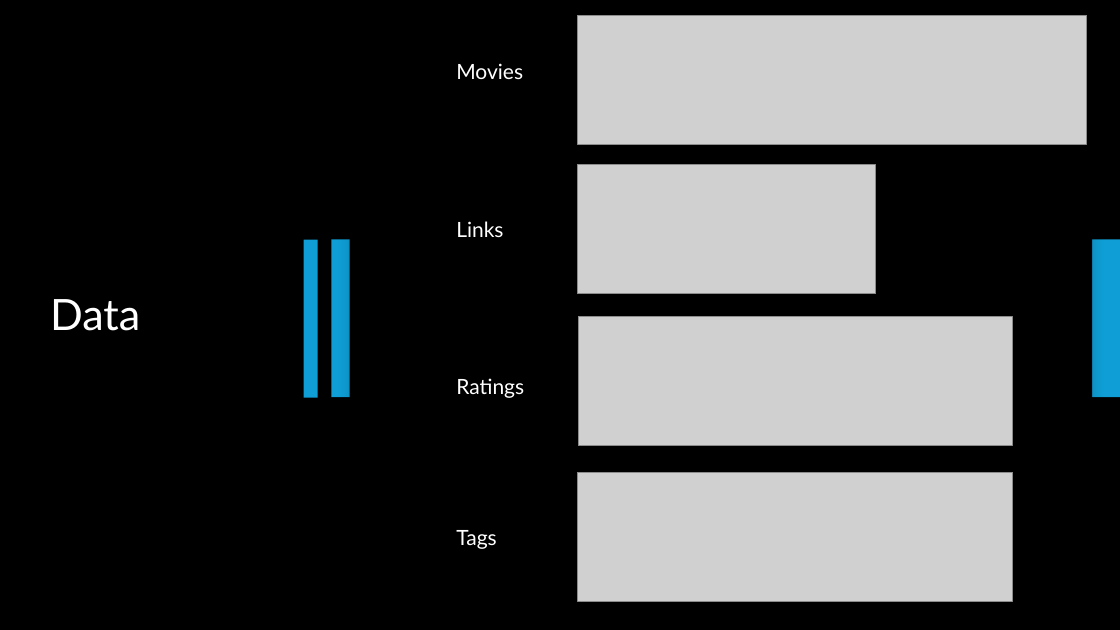
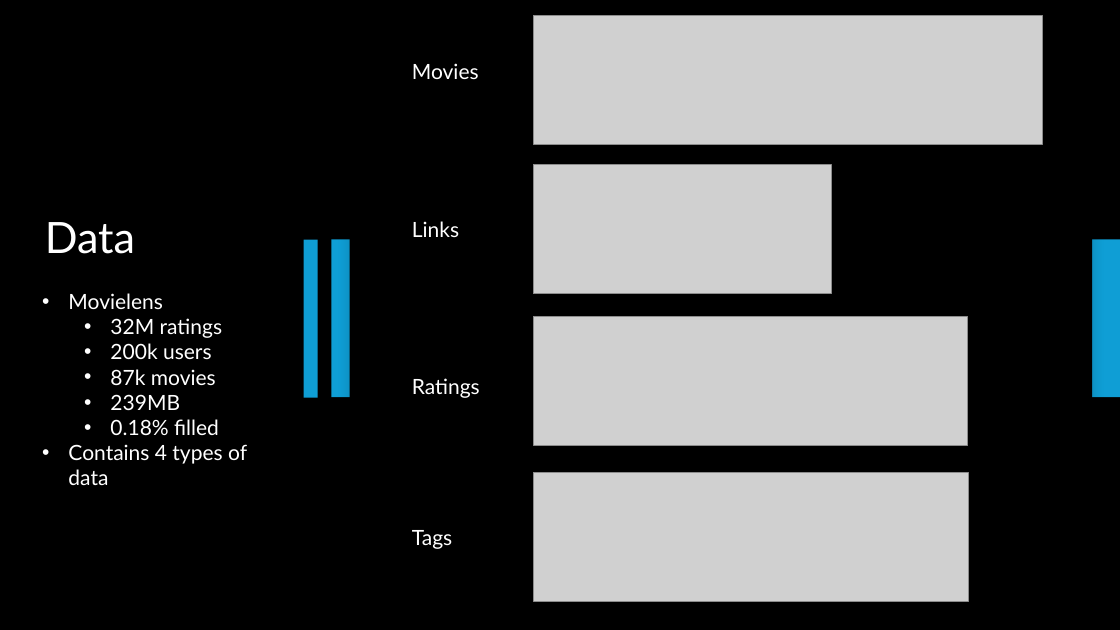
Before and after one commit to Peeyush4/MSML651-PySpark-Movie-Recommendation, a slide deck: slide 3 of Recommendation System using PySpark.pptx (slide 9 before the commit). Drawn at 1120x630 pixels with LibreOffice and Linux fonts; fonts in the diff are those of the drawing; grey boxes stand for pictures. Boxes give left, top, right and bottom in pixels: in the first picture for what was removed or moved away, otherwise in the second. Text is boxed around its words. In the diff, an @@ line names an element or a change of style, - is before the commit and + after.

```diff
--- a/Recommendation System using PySpark.pptx
+++ b/Recommendation System using PySpark.pptx
@@ title "Data": place and size @@
-title "Data" at (50, 299, 140, 331)
+title "Data" at (45, 222, 135, 254)
@@ text added at (68, 293, 247, 485), 18 pt, text #FFFFFF @@
+• Movielens
+  • 32M ratings
+  • 200k users
+  • 87k movies
+  • 239MB
+  • 0.18% filled
+• Contains 4 types of data
@@ 4 pictures, 4 texts: place and size @@
-4 pictures, 4 texts at (456, 15, 1087, 602)
+4 pictures, 4 texts at (412, 15, 1043, 602)
```
Also in this commit, not shown: 11 other slides changed, 5 slides added, 10 slides removed.
